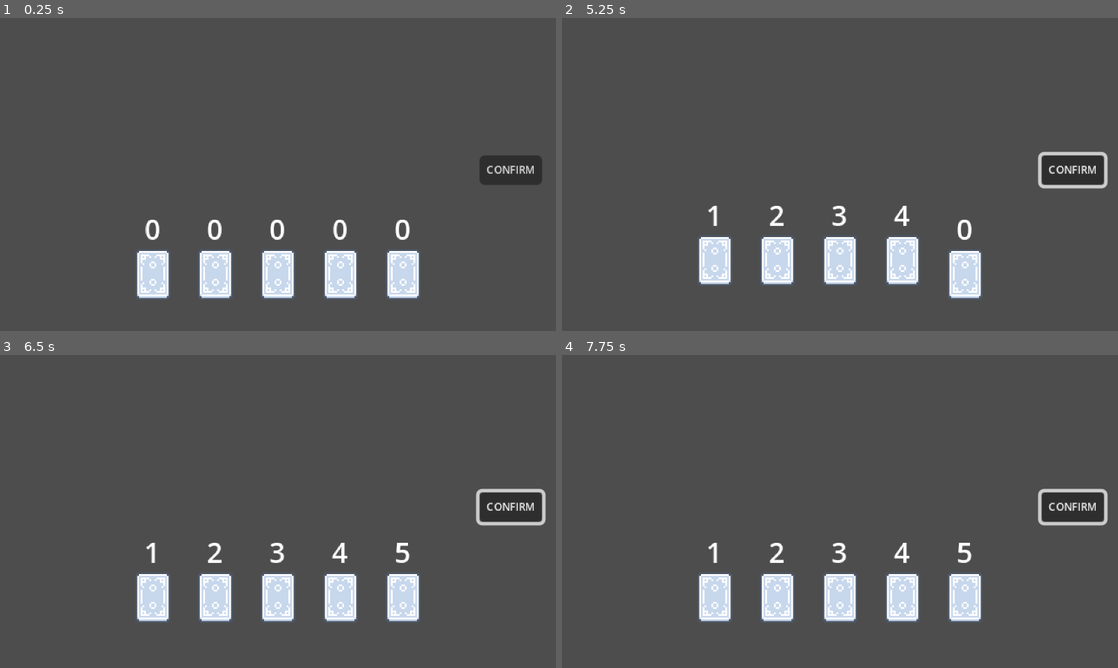
Above: before the commit, frames 1-4 (two rows, left to right).
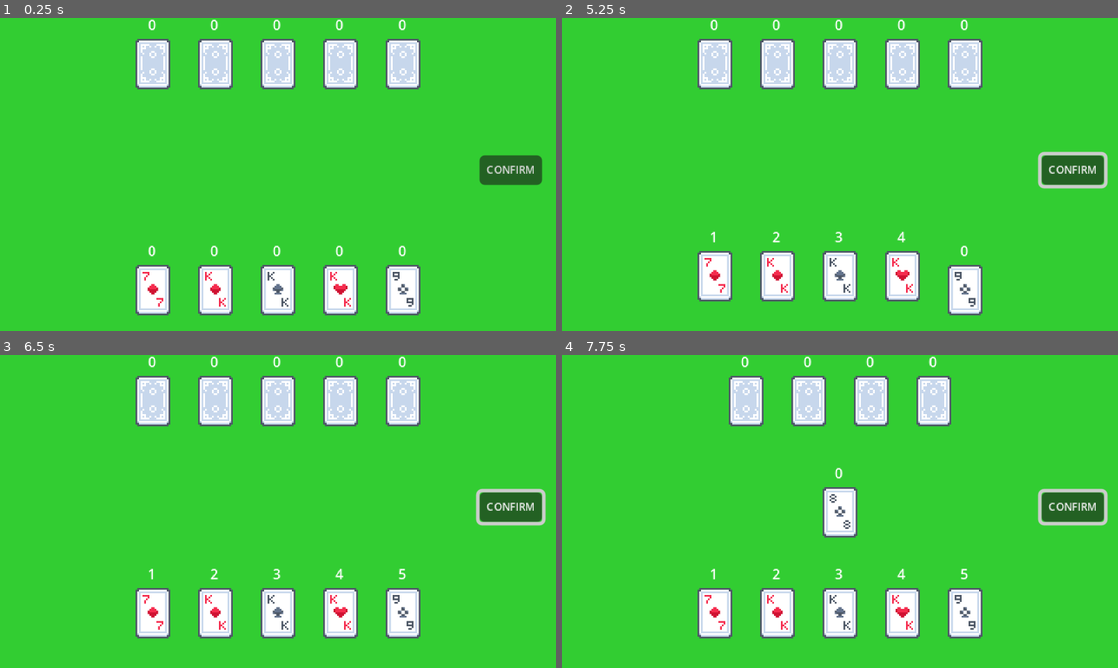
Above: after the commit, the same moments.

Repository: s-mnto/CardProject
Game: Godot game, scene res://scenes/main.tscn
The game is run twice, just before and just after one commit, with the same random seed, the same clock (stepped at 60 frames per second) and the same inputs.
Inputs (mouse positions are in pixels of both pictures, inside the frame that each line leads up to):
- Up to frame 1 (0.25 s): no input
- Up to frame 2 (5.25 s): click "CONFIRM" at 0.5 s; click "CONFIRM" at 1.25 s; click "CONFIRM" at 2 s; tap Enter at 2.75, 4.25 s; move the mouse to (717, 274) at 2.77 s; click (717, 274) at 2.92 s; tap Space at 3.5, 5 s; move the mouse to (778, 274) at 3.52 s; click (778, 274) at 3.67 s; move the mouse to (840, 274) at 4.27 s; click (840, 274) at 4.42 s; move the mouse to (901, 274) at 5.02 s; click (901, 274) at 5.17 s
- Up to frame 3 (6.5 s): tap Enter at 5.75 s; move the mouse to (400, 611) at 5.77 s; click (400, 611) at 5.92 s
- Up to frame 4 (7.75 s): tap Space at 6.5 s; move the mouse to (673, 464) at 6.52 s; click (673, 464) at 6.67 s; move the mouse to (867, 511) at 7.27 s; click (867, 511) at 7.42 s

The runs differ from the first frame. In frame 1, 99% of the frame differs, in the area x 0-100%, y 0-100%; in frame 2, 98%; in frame 3, 98%; in frame 4, 98%.
Error before the commit: Out of bounds get index '0' (on base: 'Array[CardResource]') (res://scripts/globals/game_manager.gd:55)

Commit message:
Add computer visuals

Diff:
--- a/project.godot
+++ b/project.godot
@@ -10,9 +10,10 @@
 
 [application]
 
-config/name="RulerOfTheSea"
+config/name="hidden_five"
 run/main_scene="uid://um6upy8f8l1e"
 config/features=PackedStringArray("4.4", "GL Compatibility")
+config/icon="uid://bjr1ky1tdiymc"
 
 [autoload]
 
--- a/scenes/card_ui.tscn
+++ b/scenes/card_ui.tscn
@@ -1,7 +1,12 @@
-[gd_scene load_steps=3 format=3 uid="uid://22irrsv7en0k"]
+[gd_scene load_steps=4 format=3 uid="uid://22irrsv7en0k"]
 
-[ext_resource type="Texture2D" uid="uid://cnmyr4rg7rswx" path="res://assets/cards/card_back.png" id="1_5x102"]
 [ext_resource type="Script" uid="uid://dwewflj42cpge" path="res://scripts/UI/card_ui.gd" id="1_e1hm3"]
+
+[sub_resource type="LabelSettings" id="LabelSettings_e1hm3"]
+font_size = 8
+
+[sub_resource type="LabelSettings" id="LabelSettings_birkm"]
+font_size = 12
 
 [node name="CardUI" type="Control"]
 custom_minimum_size = Vector2(32, 32)
@@ -23,7 +28,6 @@
 anchor_bottom = 0.5
 grow_horizontal = 2
 grow_vertical = 2
-texture = ExtResource("1_5x102")
 
 [node name="OrderLabel" type="Label" parent="Texture"]
 layout_mode = 1
@@ -31,9 +35,27 @@
 anchor_left = 0.5
 anchor_right = 0.5
 offset_left = -20.0
-offset_top = -21.0
+offset_top = -17.0
 offset_right = 20.0
-offset_bottom = 2.0
+offset_bottom = 6.0
 grow_horizontal = 2
 text = "0"
+label_settings = SubResource("LabelSettings_e1hm3")
 horizontal_alignment = 1
+vertical_alignment = 1
+
+[node name="ValueLabel" type="Label" parent="Texture"]
+visible = false
+layout_mode = 1
+anchors_preset = 5
+anchor_left = 0.5
+anchor_right = 0.5
+offset_left = -20.0
+offset_top = 26.0
+offset_right = 20.0
+offset_bottom = 49.0
+grow_horizontal = 2
+text = "0"
+label_settings = SubResource("LabelSettings_birkm")
+horizontal_alignment = 1
+vertical_alignment = 1
--- a/scenes/main.tscn
+++ b/scenes/main.tscn
@@ -1,14 +1,17 @@
-[gd_scene load_steps=2 format=3 uid="uid://um6upy8f8l1e"]
+[gd_scene load_steps=3 format=3 uid="uid://um6upy8f8l1e"]
 
+[ext_resource type="Script" uid="uid://c5hm0q62ivno1" path="res://scripts/main.gd" id="1_0wfyh"]
 [ext_resource type="Script" uid="uid://c2sk5w3xj13hr" path="res://scripts/globals/game_manager.gd" id="1_o5qli"]
 
-[node name="Main" type="Control"]
+[node name="Main" type="Control" node_paths=PackedStringArray("game_manager")]
 layout_mode = 3
 anchors_preset = 15
 anchor_right = 1.0
 anchor_bottom = 1.0
 grow_horizontal = 2
 grow_vertical = 2
+script = ExtResource("1_0wfyh")
+game_manager = NodePath("GameManager")
 
 [node name="GameManager" type="Control" parent="."]
 layout_mode = 1
@@ -28,12 +31,38 @@
 anchor_right = 0.5
 anchor_bottom = 1.0
 offset_left = -16.0
-offset_top = -49.0
+offset_top = -40.0
 offset_right = 16.0
-offset_bottom = -17.0
+offset_bottom = -8.0
 grow_horizontal = 2
 grow_vertical = 0
 alignment = 1
+
+[node name="ComputerHand" type="HBoxContainer" parent="GameManager"]
+custom_minimum_size = Vector2(32, 32)
+layout_mode = 1
+anchors_preset = 5
+anchor_left = 0.5
+anchor_right = 0.5
+offset_left = -16.0
+offset_top = 10.0
+offset_right = 16.0
+offset_bottom = 42.0
+grow_horizontal = 2
+alignment = 1
+
+[node name="PlayBoard" type="GridContainer" parent="GameManager"]
+custom_minimum_size = Vector2(32, 32)
+layout_mode = 1
+anchors_preset = 8
+anchor_left = 0.5
+anchor_top = 0.5
+anchor_right = 0.5
+anchor_bottom = 0.5
+grow_horizontal = 2
+grow_vertical = 2
+theme_override_constants/v_separation = 15
+columns = 5
 
 [node name="Buttons" type="Control" parent="."]
 layout_mode = 1
--- a/scripts/UI/card_ui.gd
+++ b/scripts/UI/card_ui.gd
@@ -1,6 +1,8 @@
 class_name CardUI extends Control
 
 @onready var order_label: Label = $Texture/OrderLabel
+@onready var value_label: Label = $Texture/ValueLabel
+@onready var texture: TextureRect = $Texture
 
 var card_data: CardResource = null
 var is_selected: bool = false
@@ -10,3 +12,15 @@
 		if event.button_index == MOUSE_BUTTON_LEFT and event.pressed:
 			is_selected = not is_selected
 			SignalBus.card_selected.emit(self)
+
+func _apply_texture() -> void:
+	var suit_string: String = CardResource.Suits.keys()[card_data.suit_type].to_lower()
+	var rank_string: String = card_data._get_rank_values(card_data.value)
+	var path: String = "res://assets/cards/card_%s_%s.png" % [suit_string, rank_string]
+	texture.texture = load(path)
+
+func _backside_texture() -> void:
+	texture.texture = load("res://assets/cards/card_back.png")
+
+func _disable_clickable() -> void:
+	mouse_filter = Control.MOUSE_FILTER_IGNORE
--- a/scripts/globals/game_manager.gd
+++ b/scripts/globals/game_manager.gd
@@ -4,57 +4,94 @@
 const TOTAL_CARDS: int = 5
 
 @onready var player_container: HBoxContainer = $PlayerHand
+@onready var computer_container: HBoxContainer = $ComputerHand
+@onready var play_board: GridContainer = $PlayBoard
 
 var player_hand: Array[CardResource] = []
 var computer_hand: Array[CardResource] = []
-var _play_cards_array: Array[CardResource] = []
+var _played_cards: Array[CardUI] = []
 
 func _ready() -> void:
-	SignalBus.card_selected.connect(_select_playable_cards)
+	SignalBus.card_selected.connect(_select_cards)
+	_deal_cards(player_hand)
+	_deal_cards(computer_hand)
+	_add_cards_to_hand()
+	_add_cards_to_computer()
 
-	_deal_cards()
-	_add_cards_to_hand()
-
-func _select_playable_cards(card: CardUI) -> void:
+func _select_cards(card: CardUI) -> void:
 	if card.is_selected:
 		card.position.y = -8
-		_play_cards_array.push_back(card.card_data)
-		print(card.card_data.value)
-		card.order_label.text = str(_play_cards_array.find(card.card_data) + 1)
+		_played_cards.push_back(card)
 	else:
 		card.position.y = 0
-		_play_cards_array.erase(card.card_data)
-		card.order_label.text = str(_play_cards_array.find(card.card_data) + 1)
+		_played_cards.erase(card)
 
-func _on_play_button_pressed() -> void:
-	_compare_hands(_play_cards_array)
+	_update_card_order_label()
 
-func _deal_cards() -> void:
-	if player_hand.size() == 0:
+
+func _deal_cards(which_hand: Array[CardResource]) -> void:
+	if which_hand.size() == 0:
 		for i: int in range(TOTAL_CARDS):
 			var card: CardResource = DeckManager.deck.pop_front()
-			player_hand.append(card)
+			which_hand.append(card)
 	else:
-		print("Player hand is not empty")
-
-	if computer_hand.size() == 0:
-		for i: int in range(TOTAL_CARDS):
-			var card: CardResource = DeckManager.deck.pop_front()
-			computer_hand.append(card)
-	else:
-		print("Computer hand is not empty")
+		print("Hand is not empty")
 
 func _add_cards_to_hand() -> void:
 	for card: CardResource in player_hand:
 		var card_node: CardUI = CARD_SCENE.instantiate()
 		player_container.add_child(card_node)
 		card_node.card_data = card
+		card_node._apply_texture()
+		card_node.value_label.text = str(card._get_rank_values(card_node.card_data.value))
 
-func _compare_hands(array: Array[CardResource]) -> void:
+func _compare_hands() -> void:
 	for i: int in range(TOTAL_CARDS):
-		if array[i].value > computer_hand[i].value:
-			print("WIN: ", array[i].value, " is higher than ", computer_hand[i].value)
-		elif array[i].value == computer_hand[i].value:
-			print("TIE: Both players have the same value ", array[i].value)
+		if _played_cards[i].card_data.value > computer_hand[i].value:
+			print("WIN: ", _played_cards[i].card_data.value, " is higher :than ", computer_hand[i].value)
+		elif _played_cards[i].card_data.value == computer_hand[i].value:
+			print("TIE: Both players have the same value ", _played_cards[i].card_data.value)
 		else:
-			print("LOSE: ", array[i].value, " is lower than ", computer_hand[i].value)
+			print("LOSE: ", _played_cards[i].card_data.value, " is lower than ", computer_hand[i].value)
+
+func _update_card_order_label() -> void:
+	for card_ui: CardUI in player_container.get_children():
+		card_ui.order_label.text = str(_played_cards.find(card_ui) + 1)
+
+func _add_cards_to_computer() -> void:
+	for card: CardResource in computer_hand:
+		var card_node: CardUI = CARD_SCENE.instantiate()
+		computer_container.add_child(card_node)
+		card_node._backside_texture()
+		card_node._disable_clickable()
+		card_node.card_data = card
+		card_node.value_label.text = str(card._get_rank_values(card_node.card_data.value))
+
+func _on_play_button_pressed() -> void:
+	if _played_cards.size() < TOTAL_CARDS:
+		return
+
+	_compare_hands()
+
+	for card: CardUI in computer_container.get_children():
+		computer_container.remove_child(card)
+		play_board.add_child(card)
+		card._apply_texture()
+		await get_tree().create_timer(1.5).timeout
+
+	for card: CardUI in _played_cards:
+		player_container.remove_child(card)
+		play_board.add_child(card)
+		card._disable_clickable()
+		await get_tree().create_timer(1.5).timeout
+
+
+
+	player_hand.clear()
+	computer_hand.clear()
+	_played_cards.clear()
+
+	print(player_hand)
+	print(computer_hand)
+	print(_played_cards)
+	print(DeckManager.deck.size())
--- /dev/null
+++ b/scripts/main.gd
@@ -0,0 +1,11 @@
+class_name Main extends Control
+
+@export var game_manager: GameManager = null
+
+func _ready() -> void:
+	if not game_manager:
+		push_error("Game manager not found.")
+		return
+
+func _draw() -> void:
+	draw_circle(Vector2(100, 100), 350, Color.LIME_GREEN)
--- a/scripts/resources/card_resource.gd
+++ b/scripts/resources/card_resource.gd
@@ -4,3 +4,11 @@
 
 var suit_type: Suits
 var value: int = 0
+
+func _get_rank_values(_value: int) -> String:
+	match _value:
+		11: return "J"
+		12: return "Q"
+		13: return "K"
+		14: return "A"
+		_: return str(_value)
Not shown, removed: assets/cards/card_clubs_02.png.import
Not shown, removed: assets/cards/card_clubs_03.png.import
Not shown, removed: assets/cards/card_clubs_04.png.import
Not shown, removed: assets/cards/card_clubs_05.png.import
Not shown, removed: assets/cards/card_clubs_06.png.import
Not shown, removed: assets/cards/card_clubs_07.png.import
Not shown, removed: assets/cards/card_clubs_08.png.import
Not shown, removed: assets/cards/card_clubs_09.png.import
Renamed: assets/cards/card_clubs_02.png -> assets/cards/card_clubs_2.png
Not shown, added: assets/cards/card_clubs_2.png.import
Renamed: assets/cards/card_clubs_03.png -> assets/cards/card_clubs_3.png
Not shown, added: assets/cards/card_clubs_3.png.import
(and 85 more such lines)
